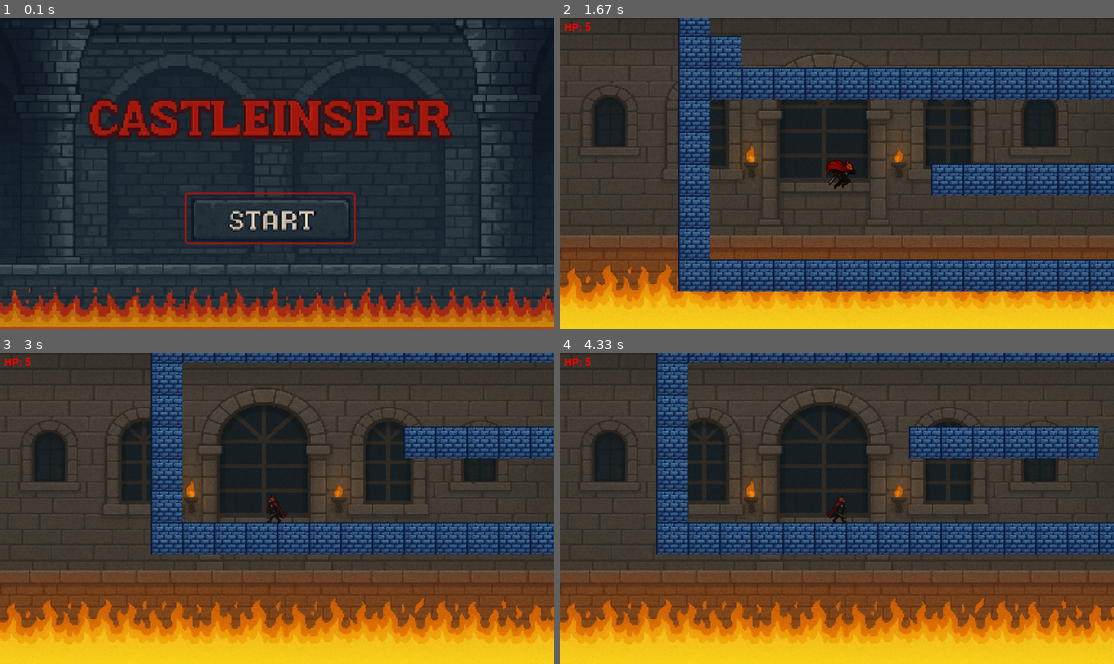
Above: before the commit, frames 1-4 (two rows, left to right).
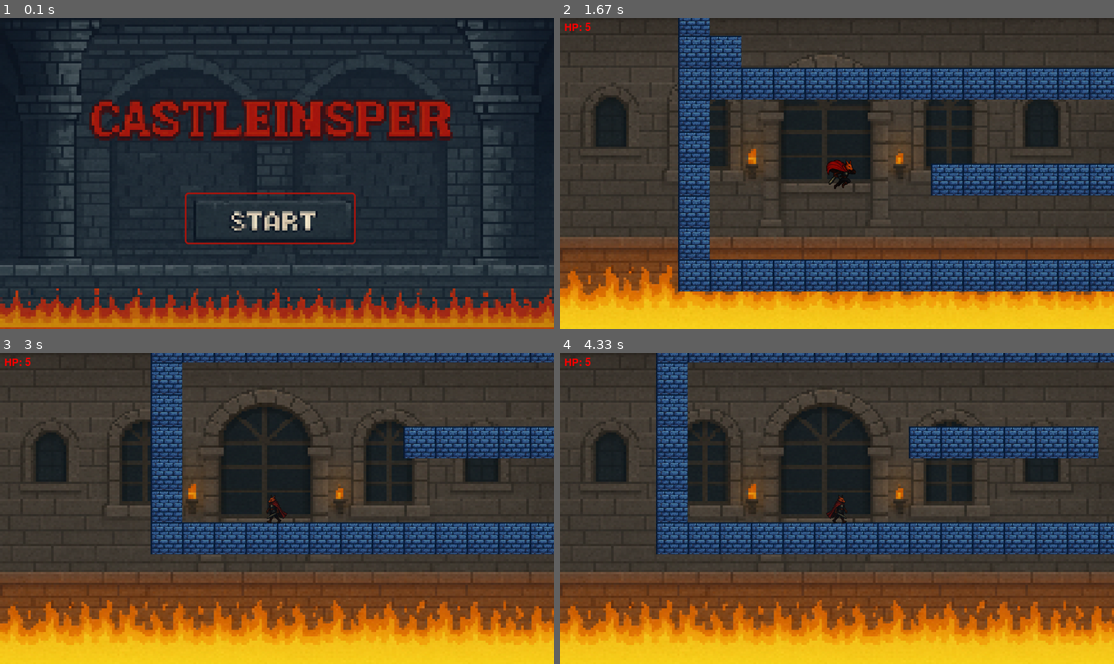
Above: after the commit, the same moments.

Repository: Victor-LP/pygame
Game: pygame game, started from CastleInsper.py
Two runs of this game, one before a commit and one after it. Both use one fixed random seed, a clock stepped at 60 frames per second and the inputs below.
Inputs:
- Up to frame 1 (0.1 s): no input
- Up to frame 2 (1.67 s): tap Enter at 0.33 s; tap Space at 0.67 s; hold D 1-1.47 s; hold W from 1.5 s (still down)
- Up to frame 3 (3 s): release W at 1.8 s; hold D 1.83-2.3 s; hold A 2.33-2.87 s; hold A from 2.9 s (still down)
- Up to frame 4 (4.33 s): release A at 3.3 s; hold W 3.33-3.7 s; hold D from 3.73 s (still down)

The runs differ from the first frame. In frame 1, 7.8% of the frame differs, in the area x 0-100%, y 0-100%; in frame 2, 3.6%; in frame 3, 5.3%; in frame 4, 5.3%.

Commit message:
mais animações

Diff:
--- a/assets.py
+++ b/assets.py
@@ -11,9 +11,8 @@
 PLAYER_WALK3_IMG = 'player_walk3'
 ZOMBIE_IMG = 'zombie'
 ZOMBIE_IMG2 = 'zombie2'
-BAT_IMG1 = 'bat1'
+BAT_IMG = 'bat'
 BAT_IMG2 = 'bat2'
-BAT_IMG3 = 'bat3'
 GHOST_IMG = 'ghost'
 ATTACK_IMG = 'attack'
 BLOCK_IMG = 'block'
@@ -52,14 +51,10 @@
     assets[GHOST_IMG] = pygame.transform.scale_by(assets[GHOST_IMG], GHOST_SCALE)
 
     # Morcegos (animação)
-    assets[BAT_IMG1] = pygame.image.load(os.path.join(IMG_DIR, 'morcegoteste1.png')).convert_alpha()
-    assets[BAT_IMG1] = pygame.transform.scale_by(assets[BAT_IMG1], BAT_SCALE)
-
-    assets[BAT_IMG2] = pygame.image.load(os.path.join(IMG_DIR, 'morcegoteste2.png')).convert_alpha()
+    assets[BAT_IMG] = pygame.image.load(os.path.join(IMG_DIR, 'bat.png')).convert_alpha()
+    assets[BAT_IMG] = pygame.transform.scale_by(assets[BAT_IMG], BAT_SCALE)
+    assets[BAT_IMG2] = pygame.image.load(os.path.join(IMG_DIR, 'bat2.png')).convert_alpha()
     assets[BAT_IMG2] = pygame.transform.scale_by(assets[BAT_IMG2], BAT_SCALE)
-
-    assets[BAT_IMG3] = pygame.image.load(os.path.join(IMG_DIR, 'morcegoteste3.png')).convert_alpha()
-    assets[BAT_IMG3] = pygame.transform.scale_by(assets[BAT_IMG3], BAT_SCALE)
 
     # Ataque
     assets[ATTACK_IMG] = pygame.image.load(os.path.join(IMG_DIR, 'attack.png')).convert_alpha()
--- a/config.py
+++ b/config.py
@@ -24,7 +24,7 @@
 PLAYER_SCALE = STD_SCALE
 ZOMBIE_SCALE = STD_SCALE
 GHOST_SCALE = STD_SCALE
-BAT_SCALE = 3
+BAT_SCALE = STD_SCALE
 ATTACK_SCALE = STD_SCALE
 BLOCK_WIDTH = WIDTH // 17.5
 BLOCK_HEIGHT = HEIGHT // 9.72
--- a/sprites.py
+++ b/sprites.py
@@ -1,7 +1,7 @@
 import pygame
 import random
 from config import WIDTH, HEIGHT, GRAVITY, BLOCK_HEIGHT, BLOCK_WIDTH, JUMP_SIZE, STILL, JUMPING, FALLING, ATTACKING, WALK_ANIM_INTERVAL
-from assets import PLAYER_JUMP_IMG,PLAYER_ATTACK_IMG,PLAYER_IMG,PLAYER_WALK1_IMG,PLAYER_WALK2_IMG,PLAYER_WALK3_IMG, SOM_ESPADA,ZOMBIE_IMG2,ZOMBIE_IMG
+from assets import PLAYER_JUMP_IMG,PLAYER_ATTACK_IMG,PLAYER_IMG,PLAYER_WALK1_IMG,PLAYER_WALK2_IMG,PLAYER_WALK3_IMG, SOM_ESPADA,ZOMBIE_IMG2,ZOMBIE_IMG,BAT_IMG,BAT_IMG2
 
 # ========== CLASSE MÃE PARA ENTIDADES COM FÍSICA ==========
 class PhysicsEntity(pygame.sprite.Sprite):
@@ -218,7 +218,6 @@
         self.walk_interval = WALK_ANIM_INTERVAL
 
     def update(self):
-        print(f"Zombie direction: {self.direction}, looking: {self.looking}")
         # PRIMEIRO: Atualiza a animação
         now = pygame.time.get_ticks()
         if self.direction != 0:
@@ -258,12 +257,22 @@
 # ========== CLASSE DO MORCEGO ==========
 class Bat(GroundEnemy):
     def __init__(self, groups, assets, all_blocks):
-        super().__init__(groups, assets, 'bat1', all_blocks, speed=2)
+        super().__init__(groups, assets, BAT_IMG, all_blocks, speed=2)
         # Adiciona velocidade vertical para voo
         self.speedy = 0
-        self.flight_speed = 2  # Velocidade de voo vertical
-        self.detection_range_x = 500  # Alcance maior para morcego
+        self.flight_speed = 2
+        self.detection_range_x = 500
         self.detection_range_y = 400
+
+        # --- animação do morcego ---
+        self.walk_frames = [
+            self.assets[BAT_IMG],
+            self.assets[BAT_IMG2]
+            # Use apenas 2 frames
+        ]
+        self.walk_index = 0
+        self.last_walk_time = 0
+        self.walk_interval = WALK_ANIM_INTERVAL
 
     def apply_physics(self):
         # MORCEGO IGNORA GRAVIDADE mas NÃO ignora colisões
@@ -308,32 +317,48 @@
         # Só move se o player estiver dentro do alcance de detecção
         if not self.can_see_player(player):
             self.direction = 0
-            self.speedy = 0  # Para movimento vertical também
+            self.speedy = 0
             return
 
         # Move horizontalmente em direção ao jogador
         if self.rect.centerx < player.rect.centerx - 30:
             self.direction = 1
             self.looking = 1
-            self.image = assets[self.image_key]
         elif self.rect.centerx > player.rect.centerx + 30:
             self.direction = -1
             self.looking = -1
-            self.image = pygame.transform.flip(assets[self.image_key], True, False)
         else:
             self.direction = 0
 
-        # Move verticalmente em direção ao jogador (voa na altura do player)
-        # Usando uma abordagem mais simples para evitar colisões
+        # Move verticalmente em direção ao jogador
         if self.rect.centery < player.rect.centery - 20:
-            self.speedy = self.flight_speed  # Desce
+            self.speedy = self.flight_speed
         elif self.rect.centery > player.rect.centery + 20:
-            self.speedy = -self.flight_speed  # Sobe
-        else:
-            self.speedy = 0  # Mantém altura
+            self.speedy = -self.flight_speed
+        else:
+            self.speedy = 0
 
     def update(self):
-        # Atualiza a física do morcego (sem gravidade mas com colisões)
+        # PRIMEIRO: Atualiza a animação
+        now = pygame.time.get_ticks()
+
+        # Morcego sempre anima quando está se movendo
+        if self.direction != 0 or self.speedy != 0:
+            if now - self.last_walk_time >= self.walk_interval:
+                self.walk_index = (self.walk_index + 1) % len(self.walk_frames)
+                self.last_walk_time = now
+            img = self.walk_frames[self.walk_index]
+        else:
+            img = self.walk_frames[0]
+
+        # Aplica flip se necessário
+        if self.looking == -1:
+            img = pygame.transform.flip(img, True, False)
+
+        self.image = img
+        self.mask = pygame.mask.from_surface(self.image)
+
+        # DEPOIS: Aplica a física (movimento)
         self.apply_physics()
 
 # ========== CLASSE DO ATAQUE ==========
Binary file added: assets/img/bat.png
Binary file added: assets/img/bat2.png
Binary file removed: assets/img/morcegoteste1.png
Binary file removed: assets/img/morcegoteste2.png
Binary file removed: assets/img/morcegoteste3.png
